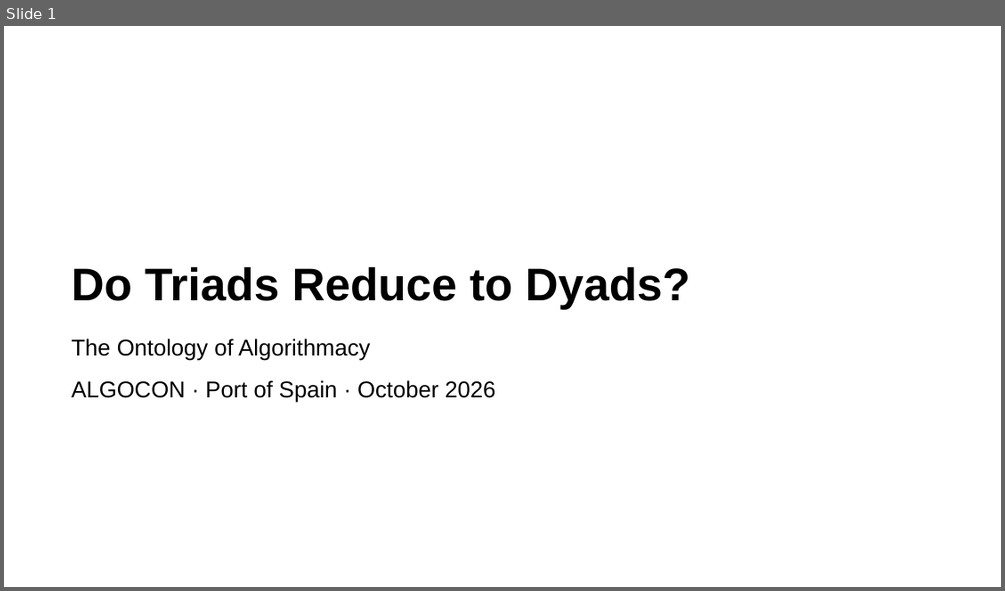
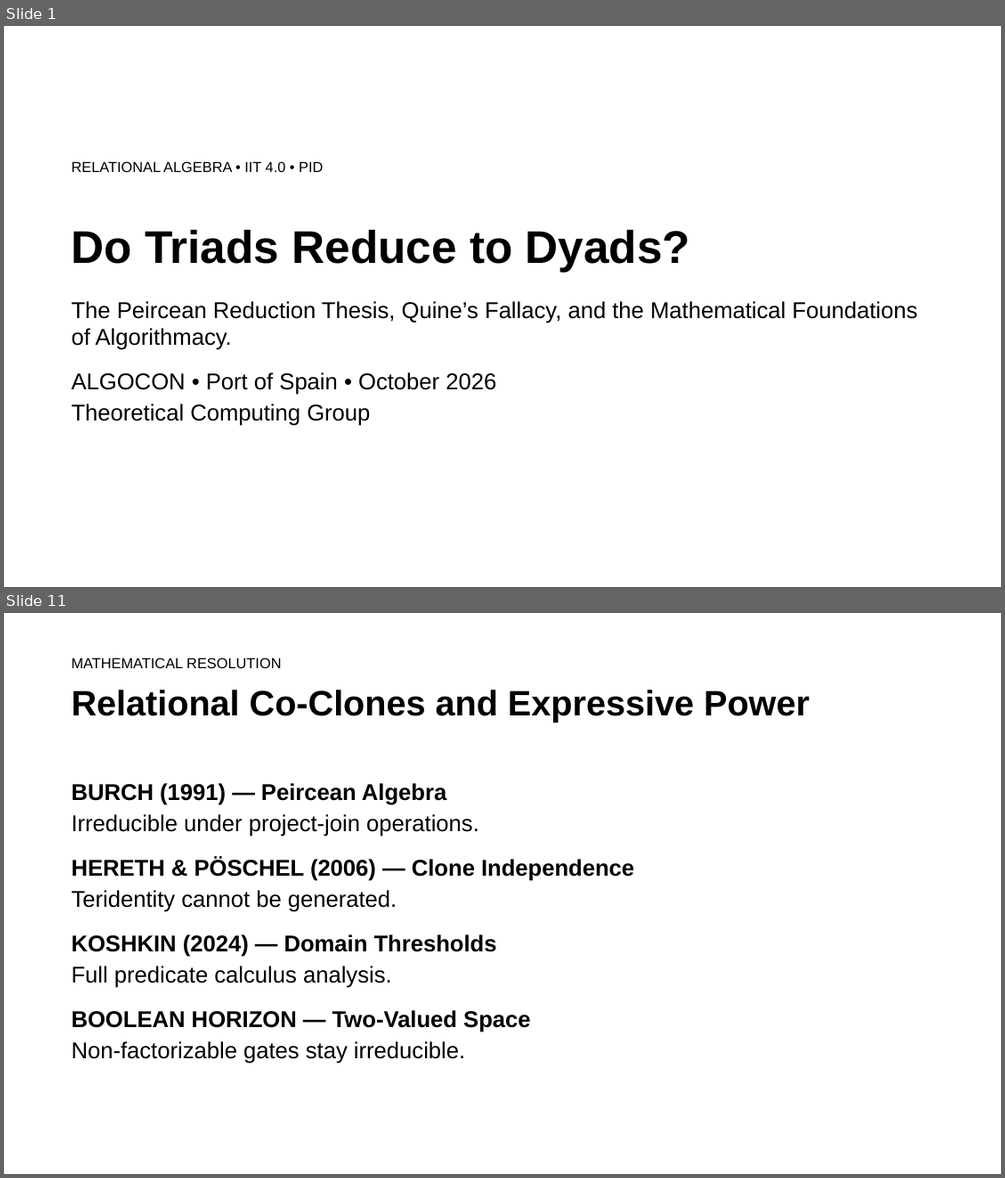
Before and after one commit to rogerSuperBuilderAlpha/algorithmacy-lab, a slide deck: submissions/triadic_reduction/talk/deck.pptx. Shown one above the other, each under a label of ours: slide 1 before the commit, slides 1 and 11 after it; the slides between them are not shown. The pictures are 1005x591 and 1005x1178 pixels, drawn with LibreOffice and Linux fonts; fonts in the diff are those of the drawing. Boxes give left, top, right and bottom in pixels: in the first picture for what was removed or moved away, otherwise in the second. Text is boxed around its words. In the diff, an @@ line names an element or a change of style, - is before the commit and + after.

```diff
--- a/submissions/triadic_reduction/talk/deck.pptx
+++ b/submissions/triadic_reduction/talk/deck.pptx
@@ slide 11 added at (4,613,1001,1174), background #FFFFFF @@
@@ text added at (72,657,281,668), 14 pt, text #000000 @@
+MATHEMATICAL RESOLUTION
@@ text added at (72,690,809,722), 34 pt, text #000000, bold @@
+Relational Co-Clones and Expressive Power
@@ text added at (72,783,634,1063), 22 pt, text #000000 @@
+BURCH (1991) — Peircean Algebra
+Irreducible under project-join operations.
+HERETH & PÖSCHEL (2006) — Clone Independence
+Teridentity cannot be generated.
+KOSHKIN (2024) — Domain Thresholds
+Full predicate calculus analysis.
+BOOLEAN HORIZON — Two-Valued Space
+Non-factorizable gates stay irreducible.
@@ slide 1 changed as well @@
@@ text "Do Triads Reduce to Dyads?": place and size @@
-text "Do Triads Reduce to Dyads?" at (72,266,690,309)
+text "Do Triads Reduce to Dyads?" at (72,229,690,272)
@@ text added at (72,161,323,172), 14 pt, text #000000 @@
+RELATIONAL ALGEBRA • IIT 4.0 • PID
@@ text at (72,301,917,426): text changed @@
-The Ontology of Algorithmacy
-ALGOCON · Port of Spain · October 2026
+The Peircean Reduction Thesis, Quine’s Fallacy, and the Mathematical Foundations of Algorithmacy.
+ALGOCON • Port of Spain • October 2026
+Theoretical Computing Group
```
Also in this commit, not shown: 14 other slides added, 17 slides removed, 15 other files.
